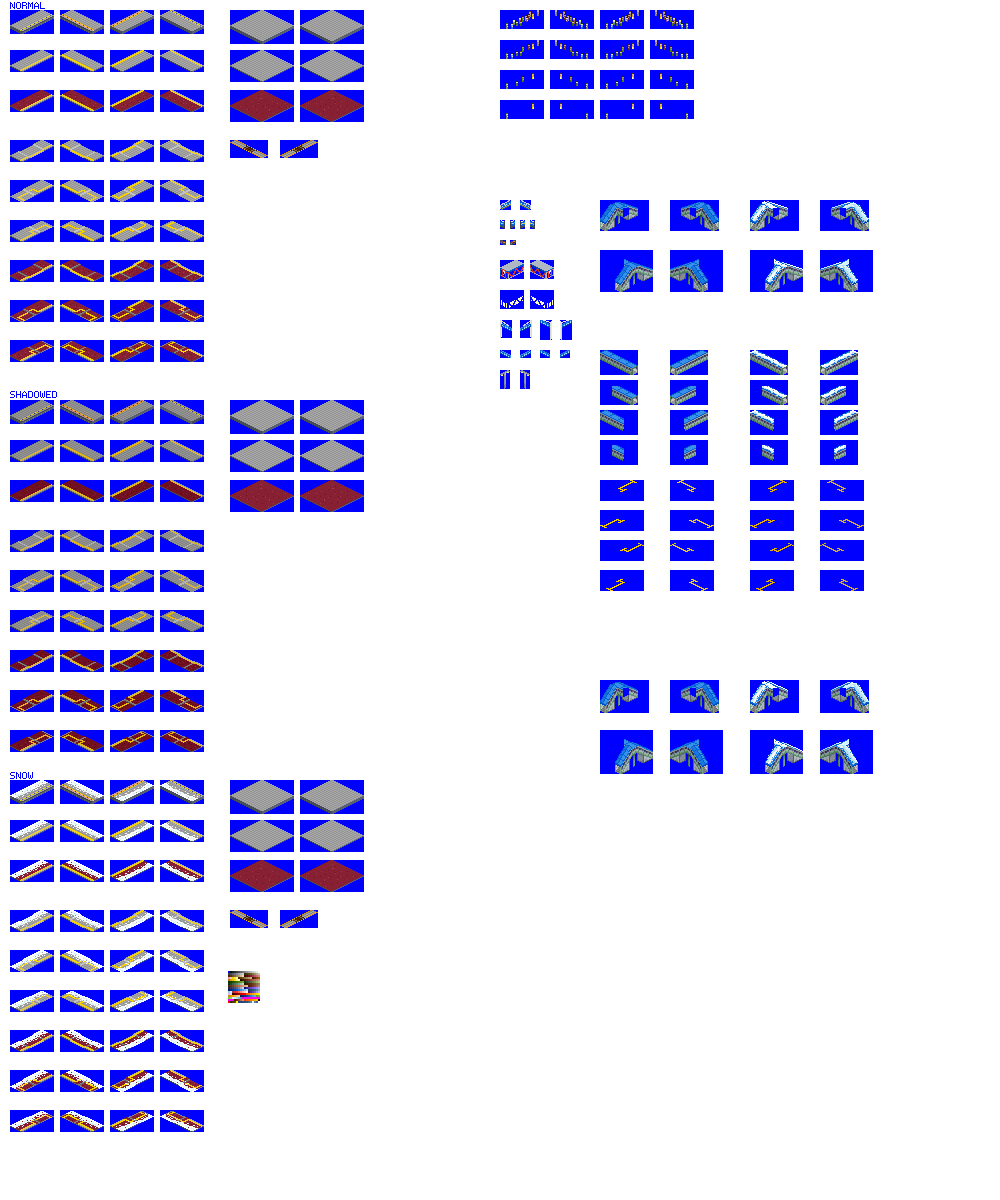
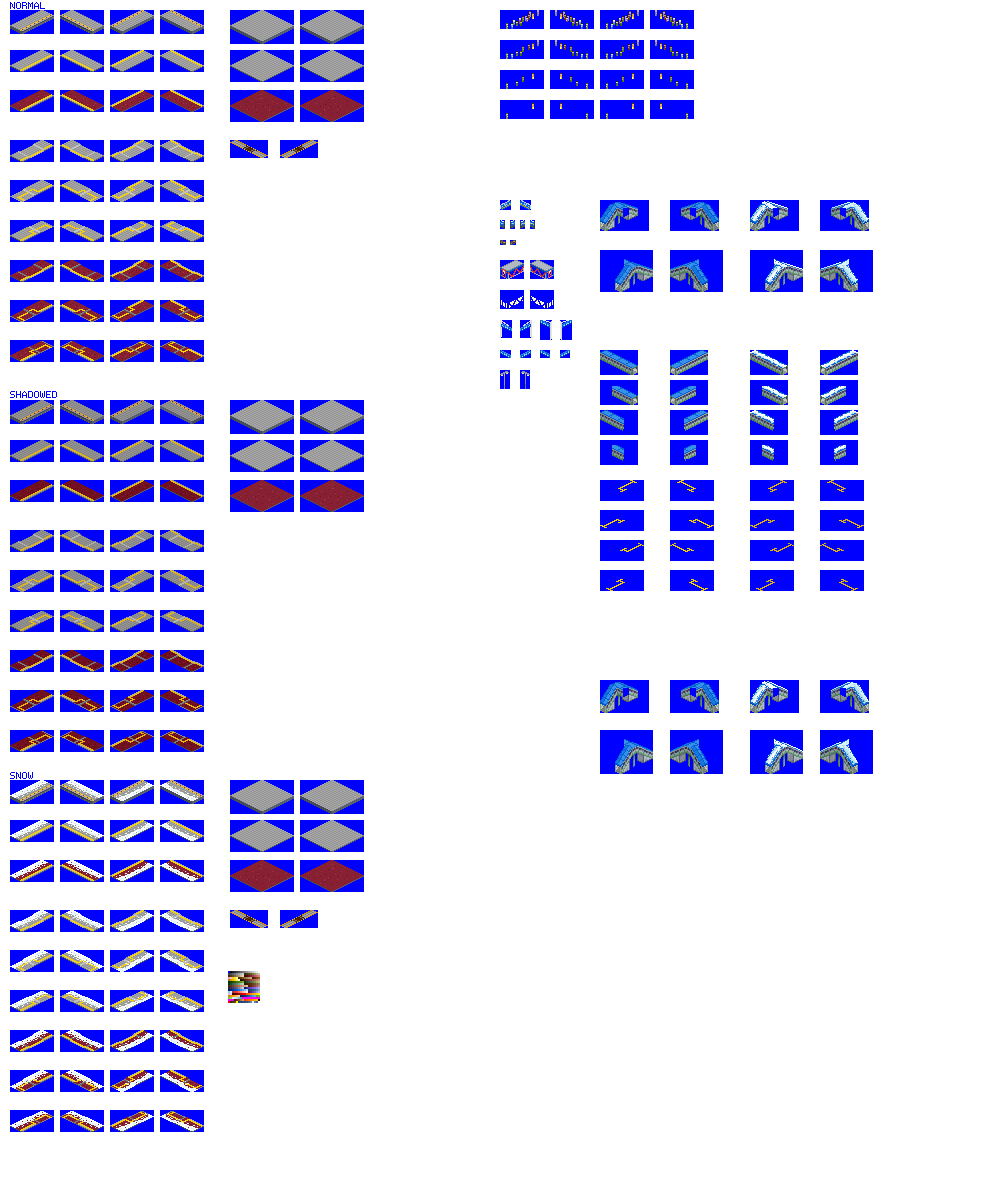
The second 1000×1200 image is a revision of the first. Changes to its layers:
painted on "platforms" over [500, 260, 554, 389]
